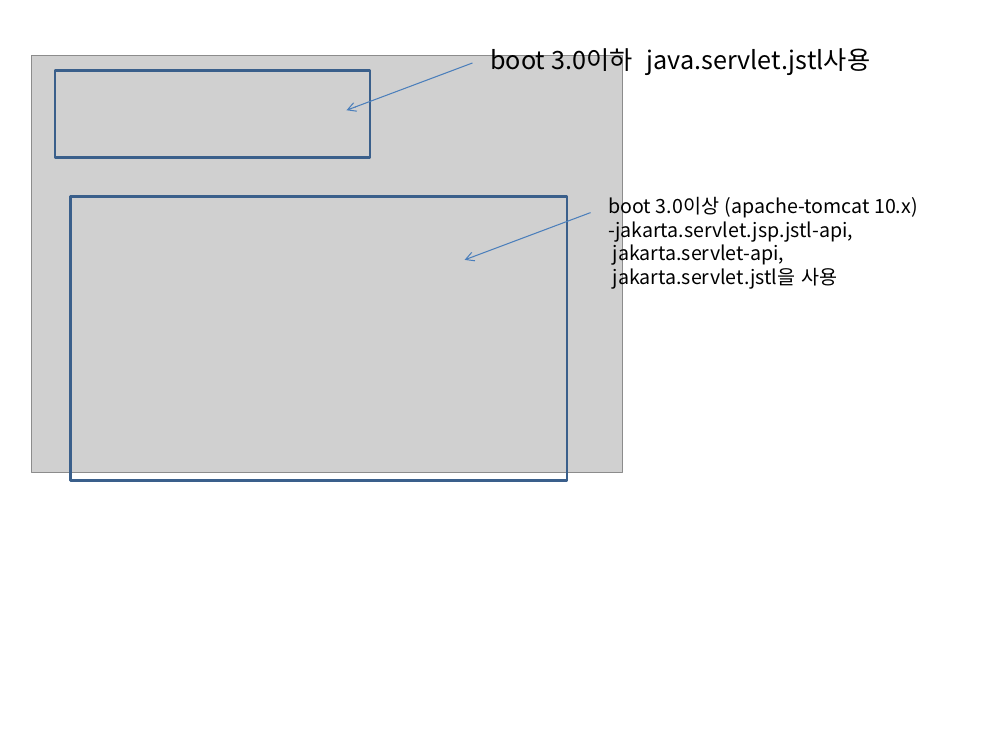
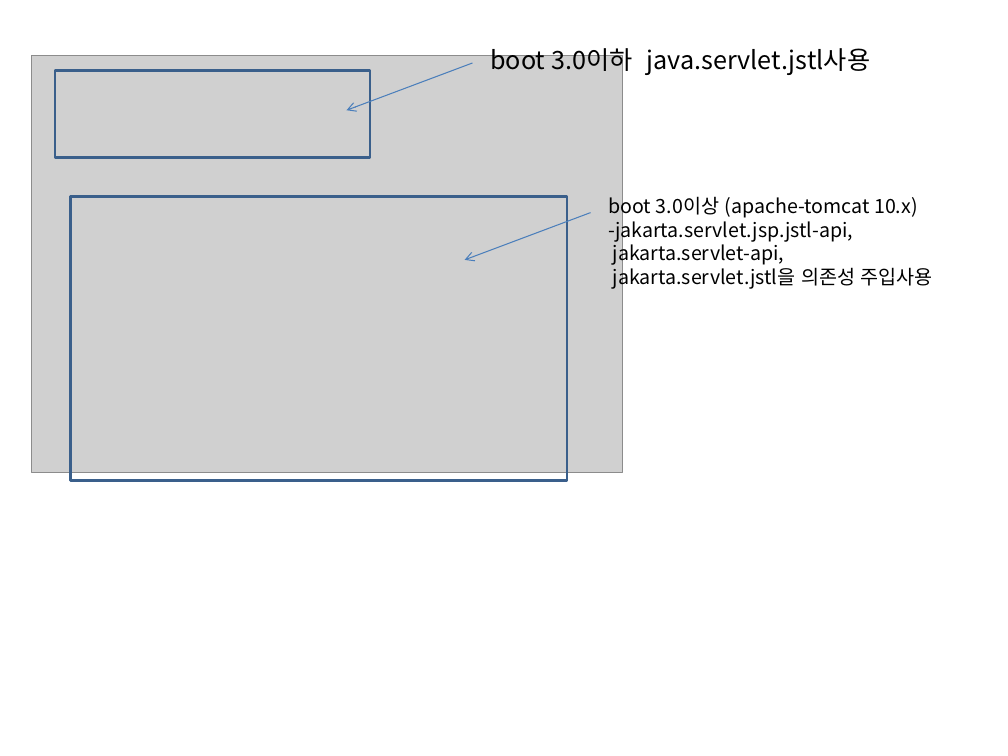
Before and after one commit to In0code/Programming_note, a slide deck: slide 7 of PPT/20231205_spring_di.pptx. Drawn at 1008x756 pixels with LibreOffice and Linux fonts; fonts in the diff are those of the drawing; grey boxes stand for pictures. Boxes give left, top, right and bottom in pixels: in the first picture for what was removed or moved away, otherwise in the second. Text is boxed around its words. In the diff, an @@ line names an element or a change of style, - is before the commit and + after.

```diff
--- a/PPT/20231205_spring_di.pptx
+++ b/PPT/20231205_spring_di.pptx
@@ text at bbox=[613, 263, 933, 289]: text changed @@
-jakarta.servlet.jstl을 사용
+jakarta.servlet.jstl을 의존성 주입사용
```
Also in this commit, not shown: 5 other slides changed, 2 other files.
